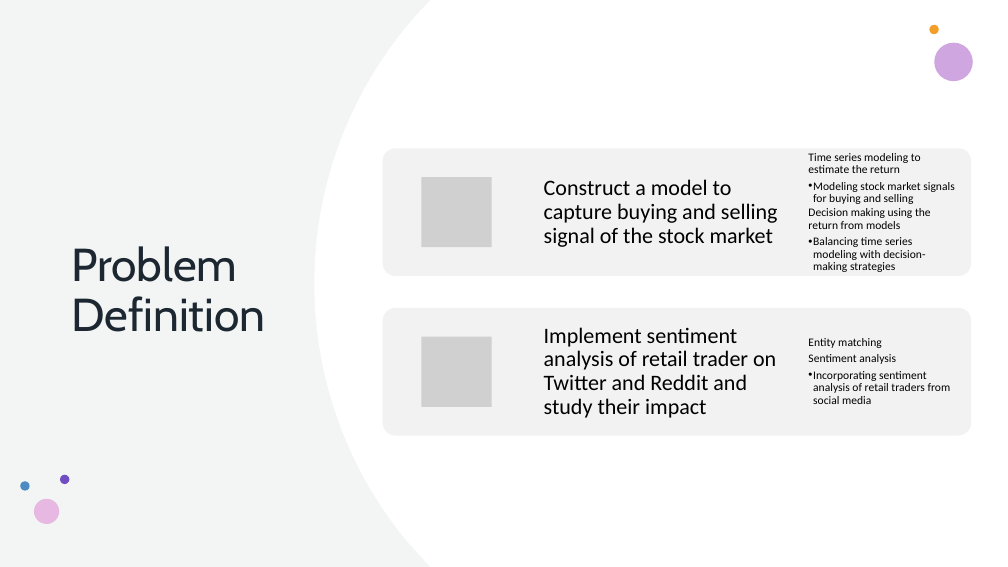
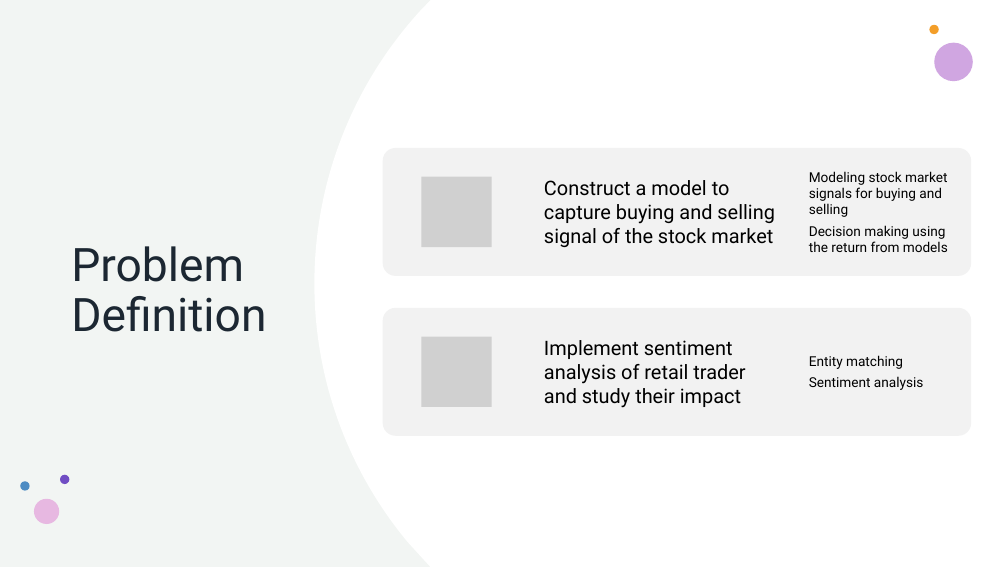
Before and after one commit to howie-zeng/Analyzing-Retail-Sentiment-and-Detecting-Trading-Signals, a slide deck: slide 4 of Presentation.pptx. Drawn at 1008x567 pixels with LibreOffice and Linux fonts; fonts in the diff are those of the drawing; grey boxes stand for pictures. Boxes give left, top, right and bottom in pixels: in the first picture for what was removed or moved away, otherwise in the second. Text is boxed around its words. In the diff, an @@ line names an element or a change of style, - is before the commit and + after.

```diff
--- a/Presentation.pptx
+++ b/Presentation.pptx
@@ title "Problem Definition" at [71, 246, 266, 332]: font Cabin to Roboto @@
@@ text "Construct a model to capture ..." at [544, 180, 775, 247]: size 21 to 19 pt, font Calibri to Roboto; line spacing 0.9 to 1 @@
@@ text "Modeling stock market signals for ..." at [809, 171, 948, 252]: size 11 to 13 pt, font Calibri to Roboto; bullet • to none; list level 2 to 1 in "Modeling stock market signals for ..."; line spacing 0.9 to 1 @@
@@ text at [808, 153, 921, 173]: paragraph removed @@
-Time series modeling to estimate the return
@@ text at [808, 237, 925, 272]: paragraph removed @@
-  • Balancing time series modeling with decision-making strategies
@@ text "Entity matching" at [809, 355, 923, 390]: size 11 to 13 pt, font Calibri to Roboto; line spacing 0.9 to 1 @@
@@ text at [544, 340, 745, 408]: text changed; size 21 to 19 pt; font Calibri to Roboto @@
-Implement sentiment analysis of retail trader on Twitter and Reddit and study their impact
+Implement sentiment analysis of retail trader and study their impact
@@ text at [808, 371, 951, 404]: paragraph removed @@
-  • Incorporating sentiment analysis of retail traders from social media
```
Also in this commit, not shown: 12 other slides changed, 1 slide added.
